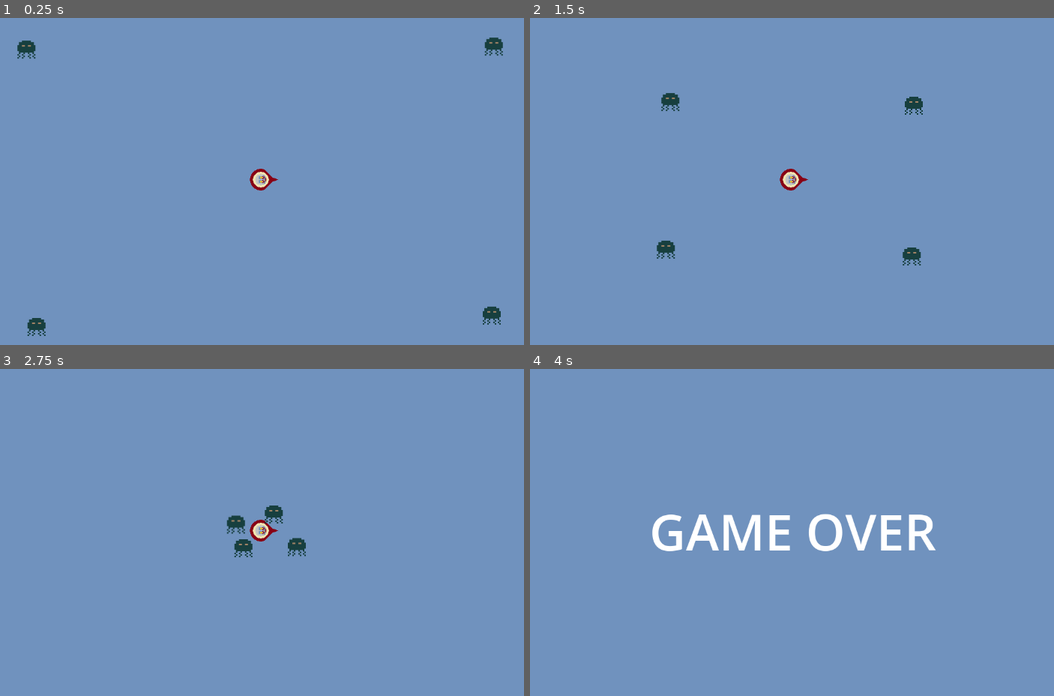
Above: before the commit, frames 1-4 (two rows, left to right).
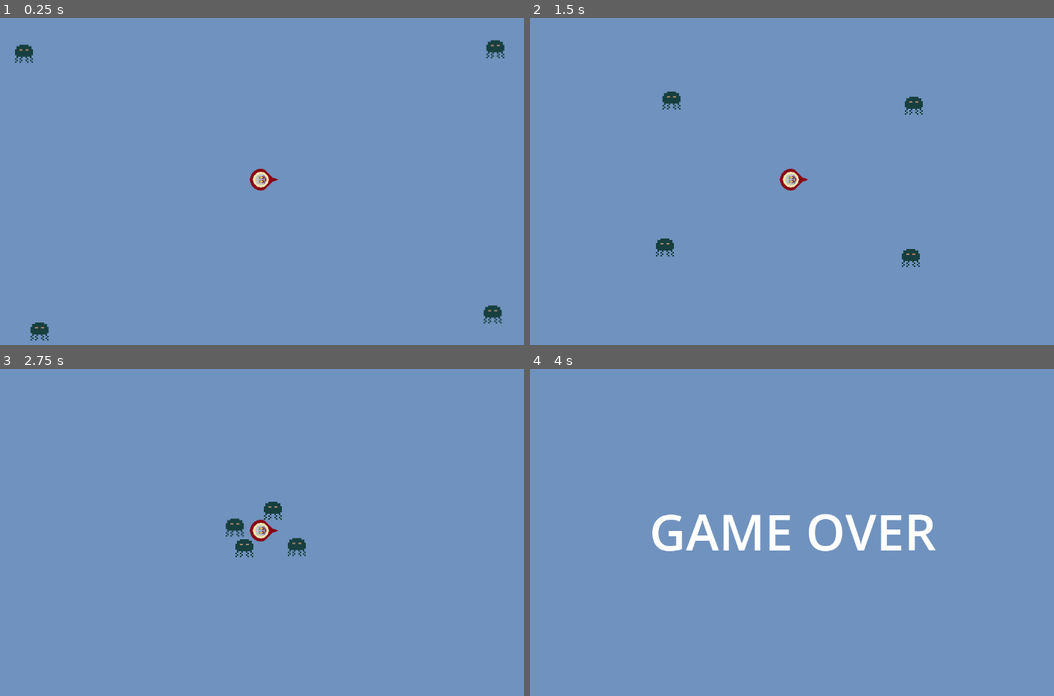
Above: after the commit, the same moments.

Repository: logan7eleven/glogg
Game: Godot game, scene res://level.tscn
The game is run twice, just before and just after one commit, with the same random seed, the same clock (stepped at 60 frames per second) and the same inputs.
Inputs:
- Up to frame 1 (0.25 s): no input
- Up to frame 2 (1.5 s): tap Enter (ui_accept) at 0.5, 0.77 s; tap S (aimD) at 0.6 s; tap A (aimL) at 1.35 s
- Up to frame 3 (2.75 s): tap Enter (ui_accept) at 1.52 s; tap D (aimR) at 2.1 s
- Up to frame 4 (4 s): tap W (aimU) at 2.85 s; tap Enter (ui_accept) at 3.02, 3.5, 3.77 s; tap Down (moveD) at 3.6 s

The runs differ from the first frame. In frame 1, 0.5% of the frame differs, in the area x 2-97%, y 5-99%; in frame 2, 0.3%; in frame 3, 0.3%; in frame 4, nothing differs.

Commit message:
Add files via upload

Diff:
--- a/twins/crawler.gd
+++ b/twins/crawler.gd
@@ -1,6 +1,6 @@
 extends CharacterBody2D
 
-@export var amplitude = 100
+@export var amplitude = 150
 @export var period = 0.75
 @export var speed_up = 0.25    # Speed for upward sine movement (/)
 @export var speed_down = 1.0 # Speed for downward sine movement (\)
@@ -14,7 +14,7 @@
 var is_bouncing = false
 var bounce_timer = 0.0
 var bounce_movement = Vector2.ZERO
-var bounce_speed_multiplier = 1.0
+var bounce_speed_multiplier = 0.5
 var collision_cooldown = 0.0
 
 func _ready():
@@ -40,8 +40,6 @@
 	if collision_cooldown > 0:
 		collision_cooldown -= delta
 
-	var should_invert = sin(0.75 * PI * 2) * transform.y.y >= sin(0.25 * PI * 2) * transform.y.y
-
 	# Handle bounce state
 	if is_bouncing:
 		var collision = move_and_collide(bounce_movement)
@@ -50,7 +48,6 @@
 		if bounce_timer <= 0:
 			# End bounce and reset sine wave
 			is_bouncing = false
-			t = 0.0
 			look_at(player.position)
 			if sprite:
 				sprite.global_rotation = 0
@@ -76,11 +73,17 @@
 
 	var collision = move_and_collide(global_movement)
 	if collision and collision_cooldown <= 0:
-		# Start bounce
-		is_bouncing = true
-		bounce_timer = 0.2
-		# Set bounce movement as reverse of current movement at half speed
-		bounce_movement = -global_movement * bounce_speed_multiplier
+		if collision.get_collider().is_in_group("bounds"):
+			# For bounds, just zero out the component that would go beyond bounds
+			# Don't enter bounce state or reverse direction
+			var normal = collision.get_normal()
+			var adjusted_movement = global_movement - (global_movement.dot(normal) * normal)
+			move_and_collide(adjusted_movement)
+		else:
+			# Only enter bounce state for non-bounds collisions (like other enemies)
+			is_bouncing = true
+			bounce_timer = 0.2
+			bounce_movement = -global_movement * bounce_speed_multiplier
 		collision_cooldown = 0.05
 
 	sprite.global_rotation = 0
